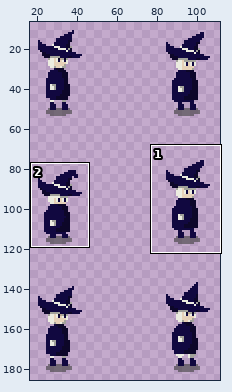
Two versions of one sprite sheet, assets/wizard_witch/main_character.png. The first picture is a wide view before the edit; the outline marks the close-up.
Close-up. Before the commit:
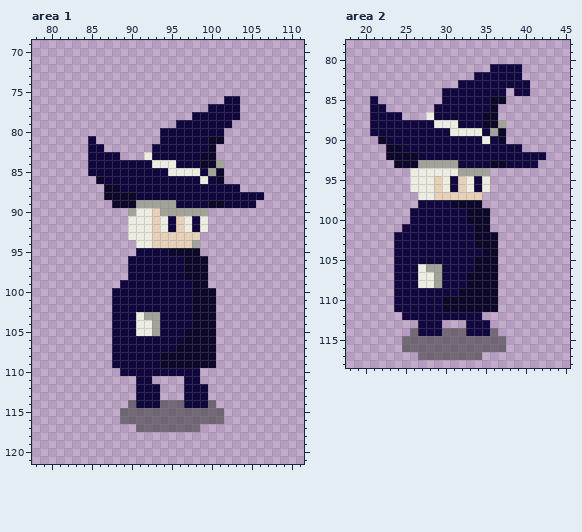
The file is 128x192 pixels. Shown: area 1: x 78..111, y 69..121; area 2: x 18..45, y 78..118. The wide view leaves out empty margins. The commit also changed other parts of the picture, which this record leaves out.
The result:
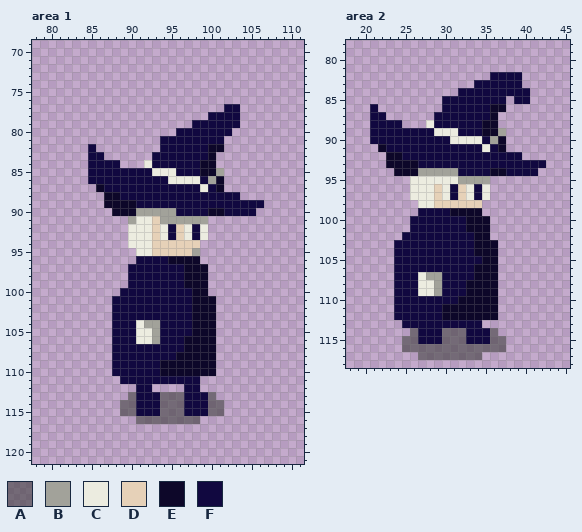
Palette (. is transparent): A #3f3f3e99  B #a2a29a  C #ecece0  D #e6d1b8  E #0d0729  F #110840
The exact change:
Changed rows in their new state; - is an unchanged pixel.
Area 1:
first column x 85:
 76 -----------------..---
 77 ---------------..-----
 78 -------------..-------
 79 -----------..-----F---
 80 ---------..------F----
 81 .--------------FF-----
 82 -.------.-------E-----
 83 --..---.------F-------
 84 ----...CFFF-----.-----
 85 --------CC-FFFEEB-----
 86 FF--------CCCCFB------
 87 -EFF----------C-E..---
 88 ----FF-------------...
 89 --E---FFFFF----FF----F
 90 ---EEEBBB--FFFFEEFFFF-
 91 -----B---BBBBBB-------
 93 ---------CF-CFC-------
 94 -----C-------D--------
 95 ------CCDDDDDB--------
 96 -----.----EE--.-------
 99 ----.-------E---------
100 ---.-----------.------
103 ------FFF-------------
104 -------B--------------
105 ------------F---------
106 ------CCB-------------
107 -----------F----------
108 ---------FF-----------
110 ---F-----EEEEEEE------
111 ----FF--FFFF----------
112 --------.-----.-------
113 -----A---AAA---A------
114 ----A-----------A-----
115 ------FFF---FFF-------
116 ----..--------...-----
117 ------........--------
Area 2:
first column x 21:
 81 ---------------....---
 82 -------------..-------
 83 -----------..------.--
 84 ---------..------F----
 85 .--------------FF-FF--
 86 -.------.-------E-----
 87 --..---.------F-------
 88 ----...CFFF-----.-----
 89 --------CC-FFFEEB-----
 90 FF--------CCCCFB------
 91 -EFF----------C-E..---
 92 ----FF-------------...
 93 --E---FFFFF----FF----F
 94 ---EEEBBBBBFFFFEEFFFF-
 95 --------C-CBBBB-------
 97 -----C---CF-CFC-------
 98 ------CCDDDDDD--------
 99 -----.----EE--.-------
101 ----.-------E---------
102 ---.-----------.------
104 -------------E--------
105 -------------F--------
106 ------FFF-------------
107 -------B----F---------
109 ------CCB--F----------
110 ---------FF-----------
112 ---F-----EEEEEEE------
113 ----FF---FFF--.-------
115 ------FFF---FFF-------
Boxes around the changes in both close-ups, in picture pixels (x1, y1, x2, y2):
changed: (88, 96, 264, 432)
changed: (370, 64, 546, 344)
